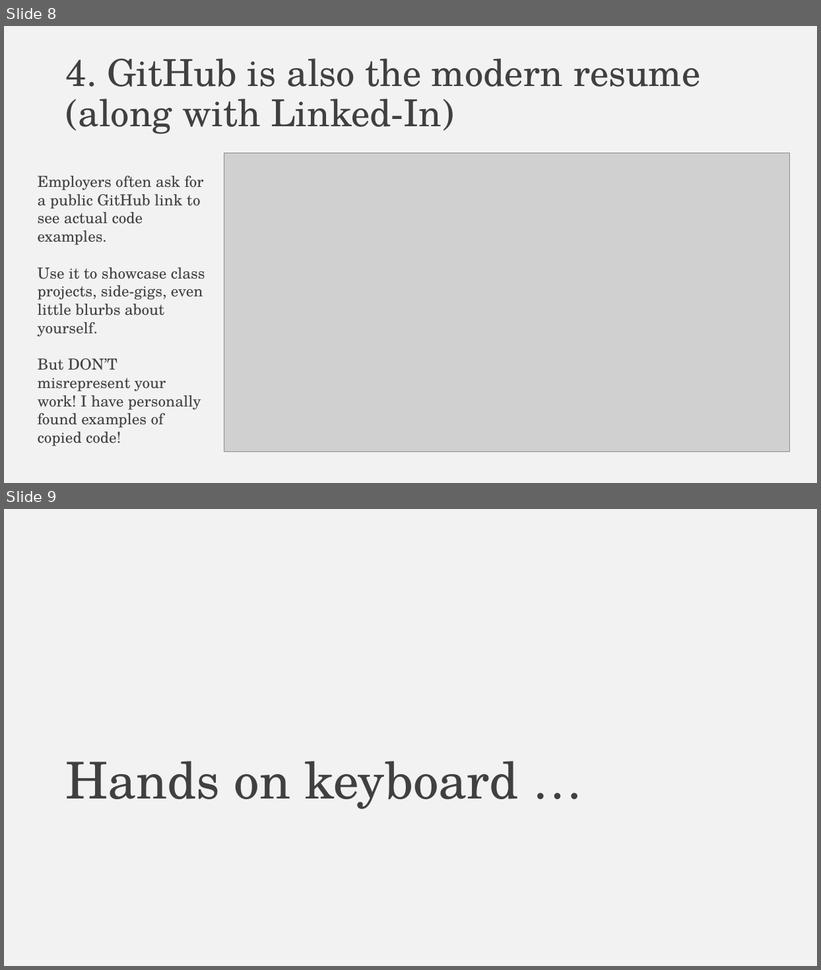
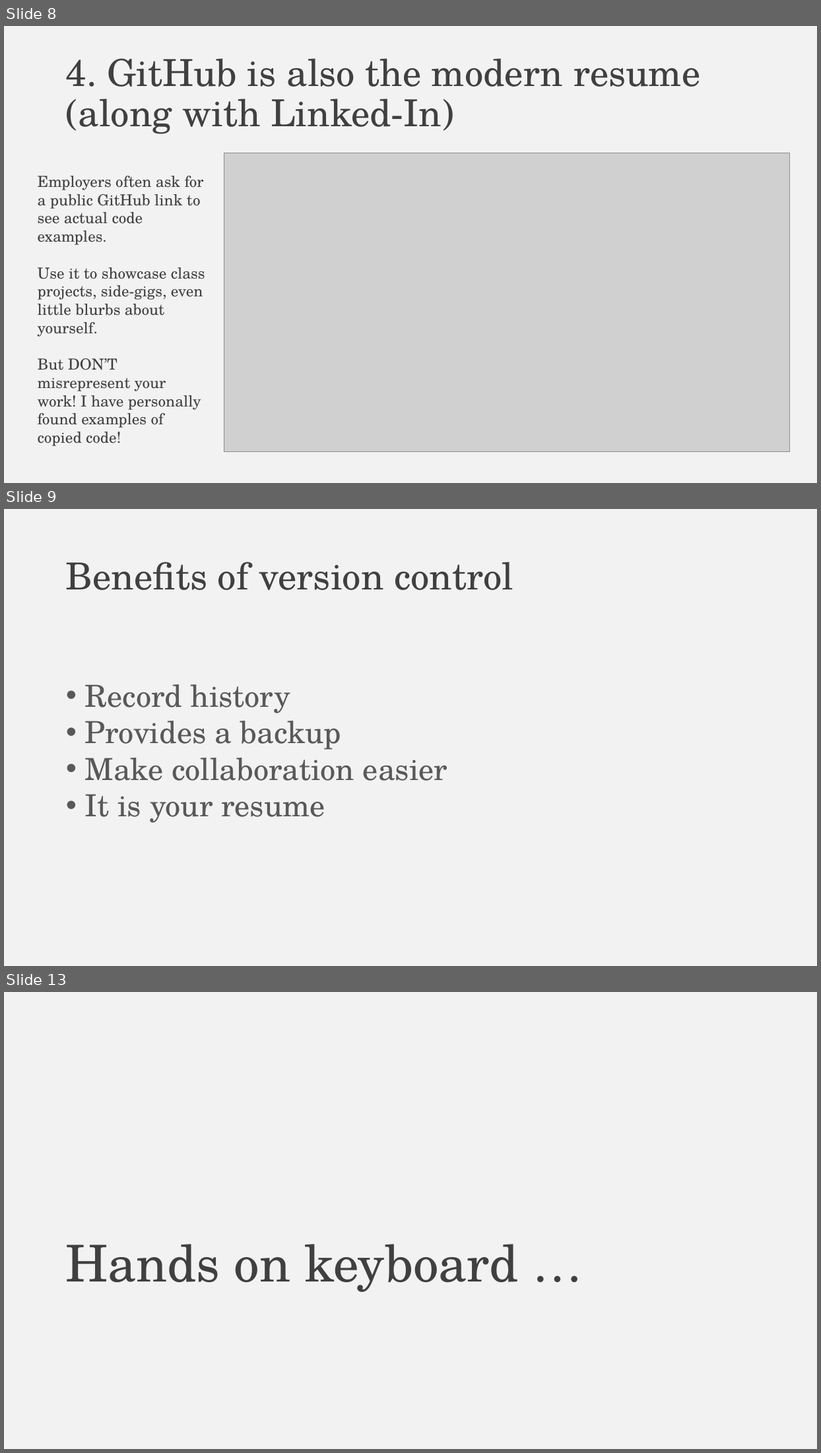
Before and after one commit to falconair/ProgrammingForAnalytics, a slide deck: lectures/050_git_version_control/Why do you need version control.pptx. Shown one above the other, each under a label of ours: slides 8 and 9 before the commit, slides 8, 9 and 13 after it; the slides between them are not shown. The pictures are 821x970 and 821x1453 pixels, drawn with LibreOffice and Linux fonts; fonts in the diff are those of the drawing; grey boxes stand for pictures. Boxes give left, top, right and bottom in pixels: in the first picture for what was removed or moved away, otherwise in the second. Text is boxed around its words. In the diff, an @@ line names an element or a change of style, - is before the commit and + after.

```diff
--- a/lectures/050_git_version_control/Why do you need version control.pptx
+++ b/lectures/050_git_version_control/Why do you need version control.pptx
@@ slide 9 added at (4,509,817,966), background #F2F2F2 @@
@@ title added at (66,562,514,590), 44 pt, text #404040 @@
+Benefits of version control
@@ text added at (85,685,448,823), 36 pt, text #595959 @@
+• Record history
+• Provides a backup
+• Make collaboration easier
+• It is your resume
@@ what was slide 9 is now slide 13 @@
```
Also in this commit, not shown: 1 slide changed, 10 other slides added, 3 other files.
